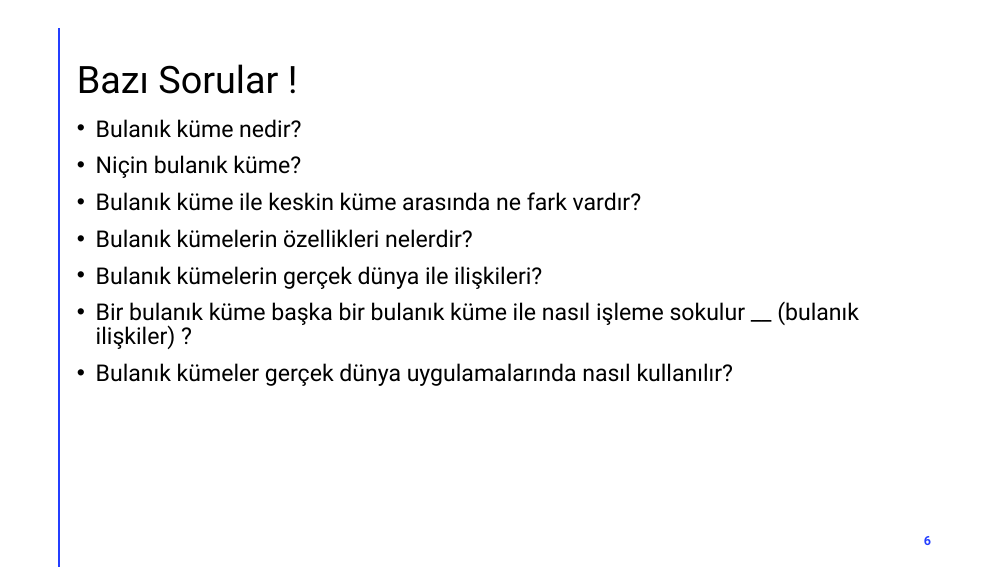
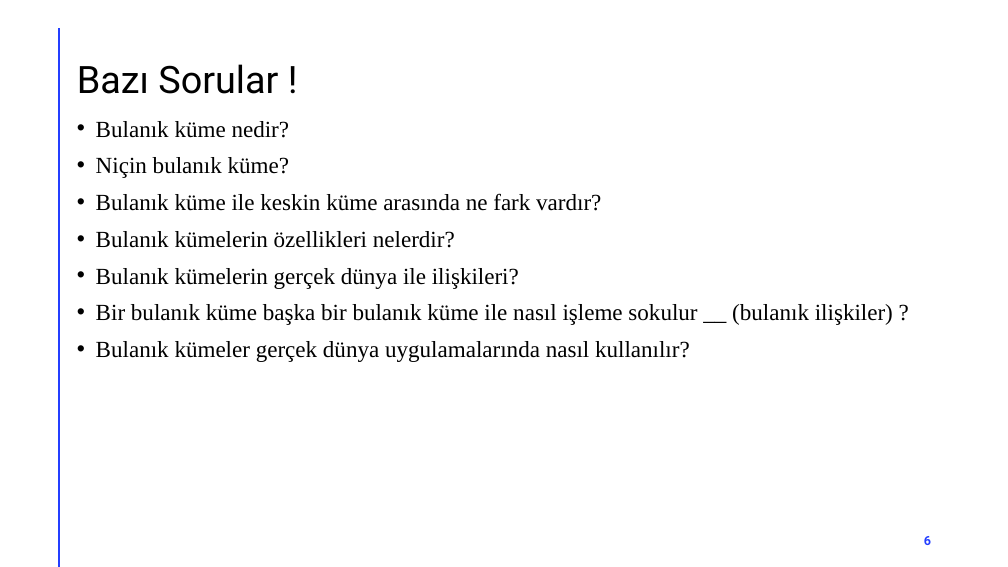
Before and after one commit to akaraci/Bulanik_Mantik, a slide deck: slide 6 of Hafta-2.pptx. Drawn at 1008x567 pixels with LibreOffice and Linux fonts; fonts in the diff are those of the drawing. Boxes give left, top, right and bottom in pixels: in the first picture for what was removed or moved away, otherwise in the second. Text is boxed around its words. In the diff, an @@ line names an element or a change of style, - is before the commit and + after.

```diff
--- a/Hafta-2.pptx
+++ b/Hafta-2.pptx
@@ text "Bulanık küme nedir?" at bbox=[96, 121, 893, 362]: font Roboto to Times New Roman @@
```
Also in this commit, not shown: 16 other slides changed, 1 slide added.
